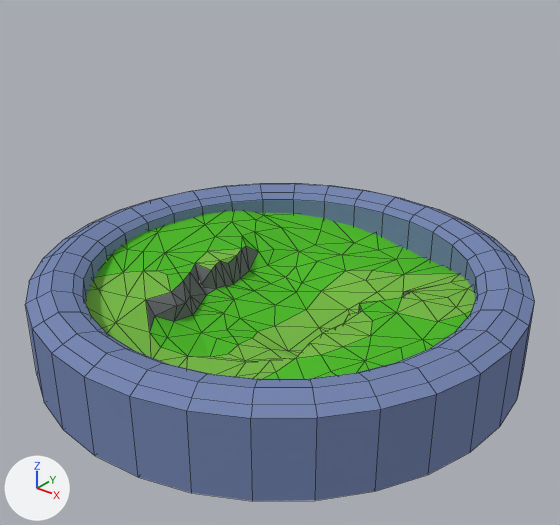
The Blender file Assets/MODELS/Level01.blend: old version first, new version second.
Both versions are drawn from a 50 mm camera at (81.2, -101.5, 79.6) aimed at (3.3, -4.2, 19.3). The axes (+X, +Y, +Z) are drawn at lower left. The lights are the same throughout. Mesh edges are drawn as thin lines.
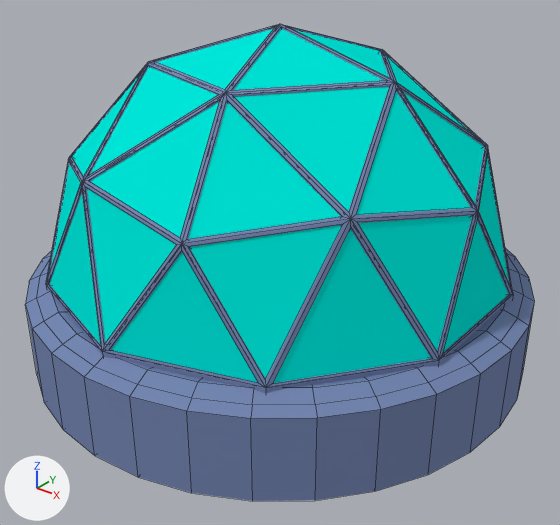
The change, as a list of edits to the scene's bpy script:
```text
Change me_plane_001:
    used by ob_plane; location = (0.0, 0.0, 4.0); rotation_euler = (1.571, 0.0, 0.0), in degrees (90, 0, 0)
    remove me_plane_001.from_pydata(...)  # 192 vertices, 327 faces; spans x -40.0..38.7, y 0.6..10.3, z -36.6..40.2
    add me_plane_001.from_pydata(...)  # 170 vertices, 308 faces; spans x -40.0..38.7, y 0.5..10.9, z -36.6..40.2
    me_plane_001 part 1
    56 vertices are removed from x -26.6..33.5, y 1.2..8.4, z -23.8..33.0
    166 faces are deleted
    7 vertices in x -23.7..38.7, y 5.9..9.3, z -21.4..37.2 move by (0.0, 0.4, 0.0)
    6 vertices in x -16.3..16.3, y 0.6..7.7, z -5.6..5.0 move by (0.0, -0.1, 0.0)
    5 vertices in x -40.0..-15.7, y 7.8..10.3, z 7.5..22.9 move by (0.0, 0.6, 0.0)
    4 vertices in x 0.6..20.0, y 1.7..7.5, z -12.5..-2.2 move by (0.0, 0.1, 0.0)
    3 vertices in x -19.4..13.6, y 4.9..7.8, z -36.5..3.0 move by (0.0, 0.2, 0.0)
    3 vertices in x -11.8..23.6, y 5.9..7.6, z -36.6..-11.9 move by (0.0, 0.5, 0.0)
    48 vertices move from x -31.9..38.6, y 1.3..9.7, z -32.2..40.2 to x -31.9..38.6, y 1.4..9.8, z -32.2..40.2
    34 vertices are added at x -26.6..26.7, y 1.4..9.2, z -25.1..30.5
    77 new faces join them, mat_grass01 (green #51bc30)
    31 new faces join them, mat_rock00 (grey #707175)
    39 new faces join them, mat_grass02 (green #7abc4b)
    me_plane_001 part 2: 3 faces spanning x -36.1..-26.7, y 6.6..9.2, z 14.9..28.0 switch from mat_grass02 (green #7abc4b) to mat_grass01 (green #51bc30)
Change ob_icosphere_001:
    remove ob_icosphere_001.hide_viewport = True
Change ob_icosphere:
    remove ob_icosphere.hide_viewport = True
```

Boxes (x1, y1, x2, y2) around the edits, measured in the pictures (560 x 525 px; the box of a moved part takes in the faces that stretch with it):
'Icosphere', shown: after (50, 29, 509, 383)
'Plane', reshaped (not visible afterwards): before (86, 211, 475, 379)
'Icosphere.001', shown: after (46, 24, 513, 393)
part 1 of me_plane_001, moved or reshaped (not visible afterwards): before (86, 211, 475, 379)
part 2 of me_plane_001, recoloured: before (89, 272, 122, 290)
